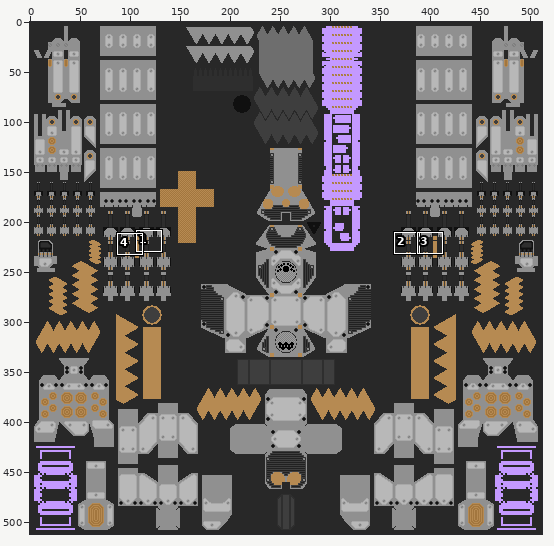
Edited in one commit: pixel-art file (exegesis_vrc_avatars/Assets/_exegesis/obi-me/obi-me.aseprite). Above, an overview of the earlier version with the close-up marked.
Close-up. Earlier state:
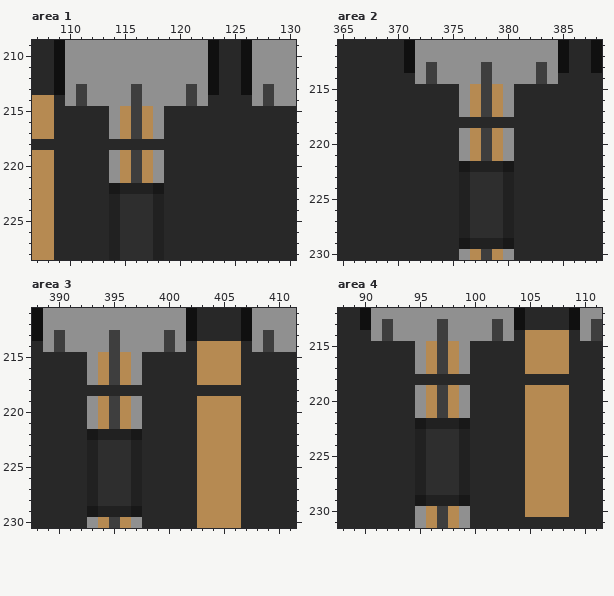
512x512 pixels, 1 frame. Shown: area 1: x 107..130, y 209..228; area 2: x 365..388, y 211..230; area 3: x 388..411, y 211..230; area 4: x 88..111, y 212..231. The commit also changed other parts of the picture, which this record leaves out.
Once edited:
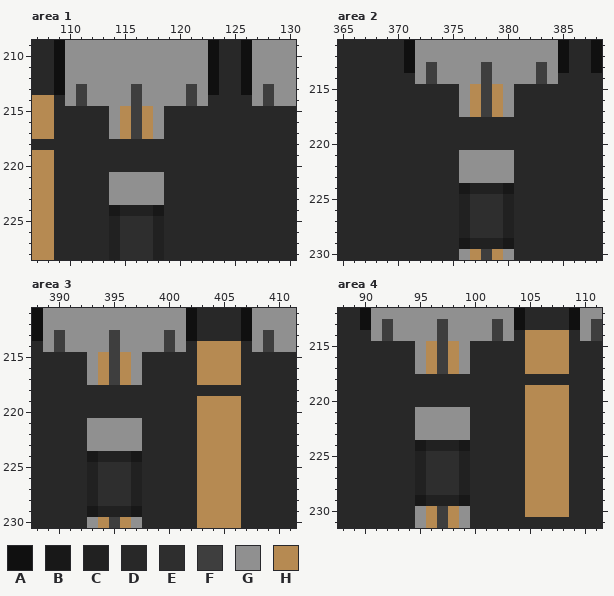
Palette (. is transparent): A #101010  B #181818  C #212121  D #282828  E #2e2e2e  F #3e3e3e  G #909090  H #b68a52
The exact change:
{"where": "area 1, layers \"albedo/pads\", \"albedo/hinge_joints\", \"albedo/chassis\""}
{"y":219,"x":114,"old":"GHFHG","new":"DDDDD"}
{"y":220,"x":114,"old":"GHFHG","new":"DDDDD"}
{"y":221,"x":115,"old":"HFH","new":"GGG"}
{"y":222,"x":114,"old":"BCCCB","new":"GGGGG"}
{"y":223,"x":114,"old":"CEEEC","new":"GGGGG"}
{"y":224,"x":114,"old":"CEEEC","new":"BCCCB"}
{"where": "area 2, layers \"albedo/pads\", \"albedo/hinge_joints\", \"albedo/chassis\""}
{"y":219,"x":376,"old":"GHFHG","new":"DDDDD"}
{"y":220,"x":376,"old":"GHFHG","new":"DDDDD"}
{"y":221,"x":377,"old":"HFH","new":"GGG"}
{"y":222,"x":376,"old":"BCCCB","new":"GGGGG"}
{"y":223,"x":376,"old":"CEEEC","new":"GGGGG"}
{"y":224,"x":376,"old":"CEEEC","new":"BCCCB"}
{"where": "area 3, layers \"albedo/pads\", \"albedo/hinge_joints\", \"albedo/chassis\""}
{"y":219,"x":393,"old":"GHFHG","new":"DDDDD"}
{"y":220,"x":393,"old":"GHFHG","new":"DDDDD"}
{"y":221,"x":394,"old":"HFH","new":"GGG"}
{"y":222,"x":393,"old":"BCCCB","new":"GGGGG"}
{"y":223,"x":393,"old":"CEEEC","new":"GGGGG"}
{"y":224,"x":393,"old":"CEEEC","new":"BCCCB"}
{"where": "area 4, layers \"albedo/pads\", \"albedo/hinge_joints\", \"albedo/chassis\""}
{"y":219,"x":95,"old":"GHFHG","new":"DDDDD"}
{"y":220,"x":95,"old":"GHFHG","new":"DDDDD"}
{"y":221,"x":96,"old":"HFH","new":"GGG"}
{"y":222,"x":95,"old":"BCCCB","new":"GGGGG"}
{"y":223,"x":95,"old":"CEEEC","new":"GGGGG"}
{"y":224,"x":95,"old":"CEEEC","new":"BCCCB"}
